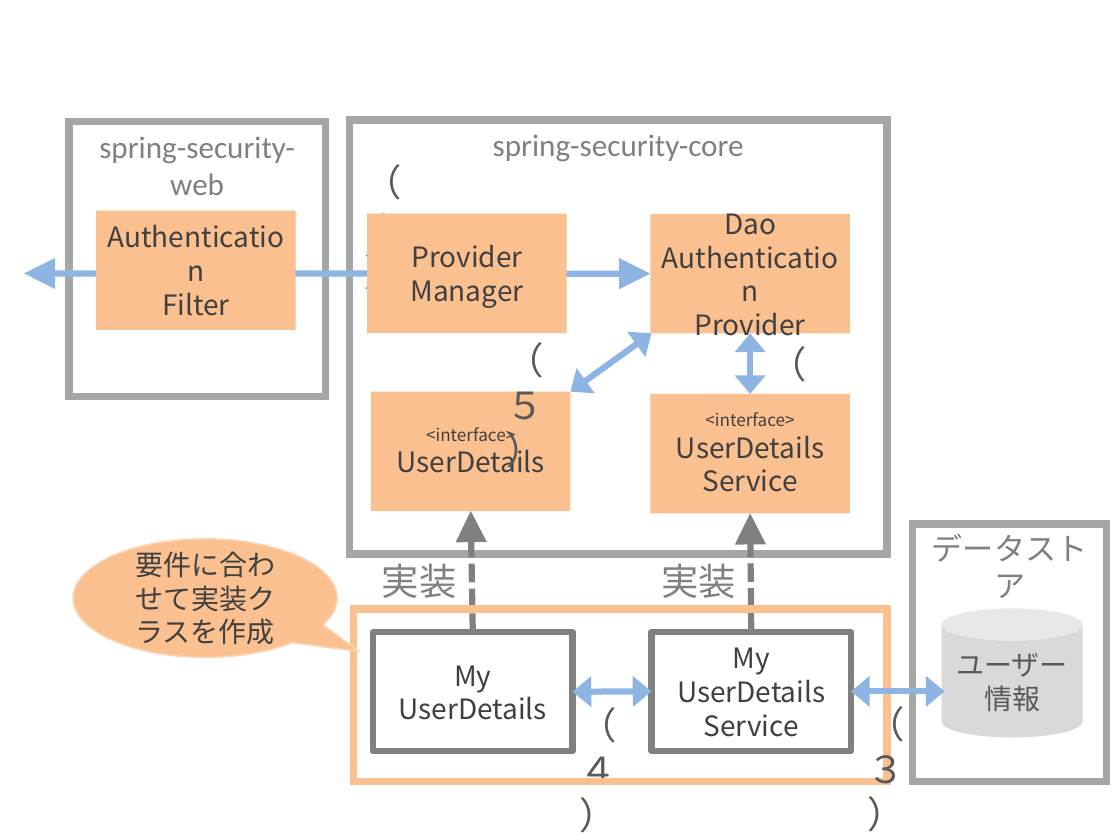
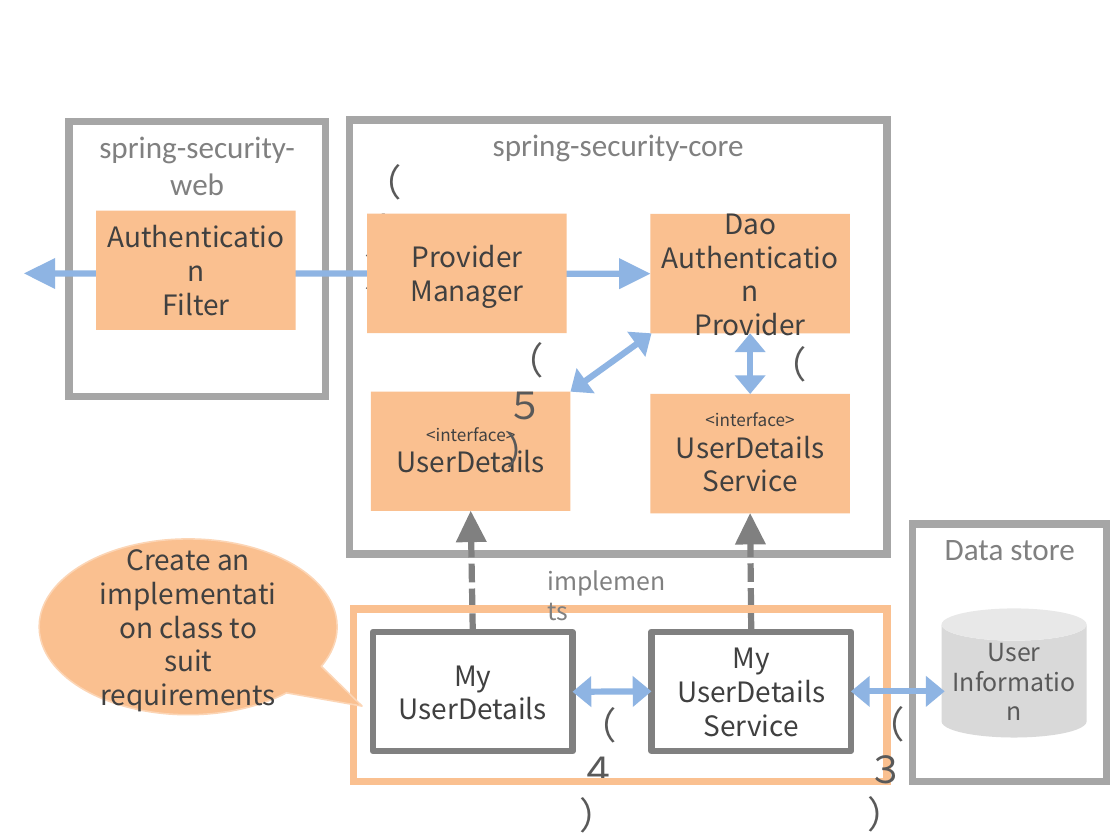
Before and after one commit to ynojima/guideline, a slide deck: slide 3 of source/Security/images_Authentication/materialAuthentication.pptx. Drawn at 1120x840 pixels with LibreOffice and Linux fonts; fonts in the diff are those of the drawing. Boxes give left, top, right and bottom in pixels: in the first picture for what was removed or moved away, otherwise in the second. Text is boxed around its words. In the diff, an @@ line names an element or a change of style, - is before the commit and + after.

```diff
--- a/source/Security/images_Authentication/materialAuthentication.pptx
+++ b/source/Security/images_Authentication/materialAuthentication.pptx
@@ speech bubble "Create an implementation class to ...": place and size @@
-speech bubble "Create an implementation class to ..." at box(73, 539, 337, 657)
+speech bubble "Create an implementation class to ..." at box(39, 539, 337, 715)
@@ text in speech bubble at box(100, 542, 276, 713): text changed @@
-要件に合わせて実装クラスを作成
+Create an implementation class to suit requirements
@@ text removed at box(382, 557, 457, 598) @@
-実装
@@ text added at box(536, 561, 681, 603), 16 pt, text #808080 @@
+implements
@@ text removed at box(661, 557, 736, 598) @@
-実装
@@ text in rectangle at box(945, 540, 1074, 560): text changed @@
-データストア
+Data store
@@ cylinder "User Information": place and size @@
-cylinder "User Information" at box(942, 608, 1083, 737)
+cylinder "User Information" at box(942, 608, 1088, 737)
@@ text in cylinder at box(988, 643, 1041, 661): text changed; size 18 to 16 pt @@
-ユーザー情報
+User Information
```
Also in this commit, not shown: 4 other slides changed, 14 other files.
